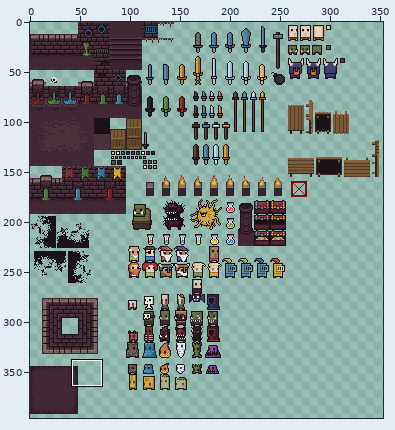
Sprite sheet: Baj Baj Castle/Assets/Resources/Art/SpriteAtlas.png. Above, an overview of the earlier version with the close-up marked.
Close-up. Earlier state:
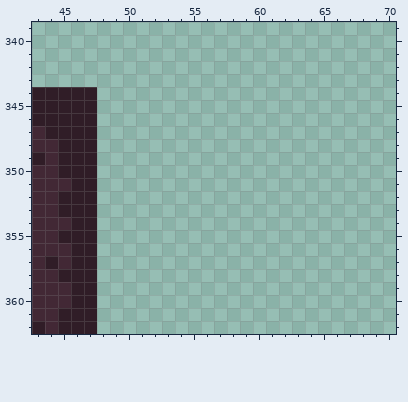
The file is 512x512 pixels. Colours within 5 levels of each other are drawn and written as one. Shown: x 43..70, y 339..362. The wide view leaves out empty margins.
New version:
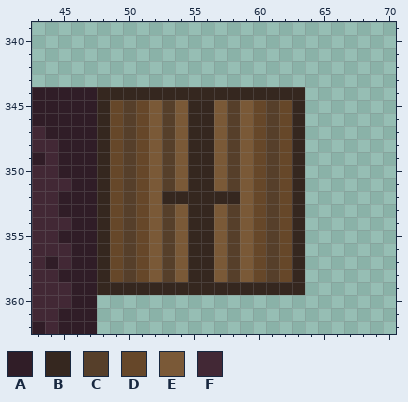
Palette (. is transparent): A #301d27  B #35271f  C #563f2a  D #664729  E #7a5937  F #422835
Changes in this commit:
The author put colour B in row 344 at x 48 to 63; in rows 345 to 351 at x 48, 55 to 56 and 63; in row 352 at x 48, 53 to 58 and 63; in rows 353 to 358 at x 48, 55 to 56 and 63; in row 359 at x 48 to 63.
The author put colour C in rows 345 to 351 at x 50, 53, 58 and 61; in row 352 at x 50 and 61; in rows 353 to 358 at x 50, 53, 58 and 61.
The author put colour D in rows 345 to 358 at x 49, 51, 60 and 62.
The author put colour E in rows 345 to 351 at x 52, 54, 57 and 59; in row 352 at x 52 and 59; in rows 353 to 358 at x 52, 54, 57 and 59.
Boxes around the changes in both close-ups, in picture pixels (x1, y1, x2, y2):
added: (97, 87, 305, 295)
